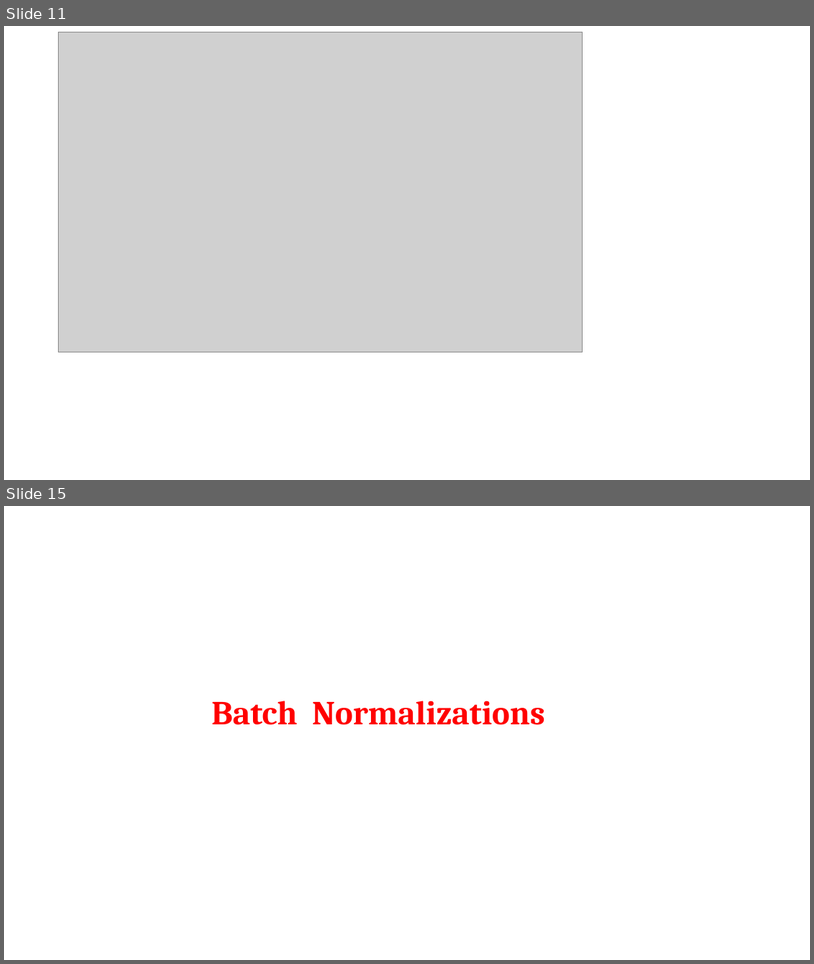
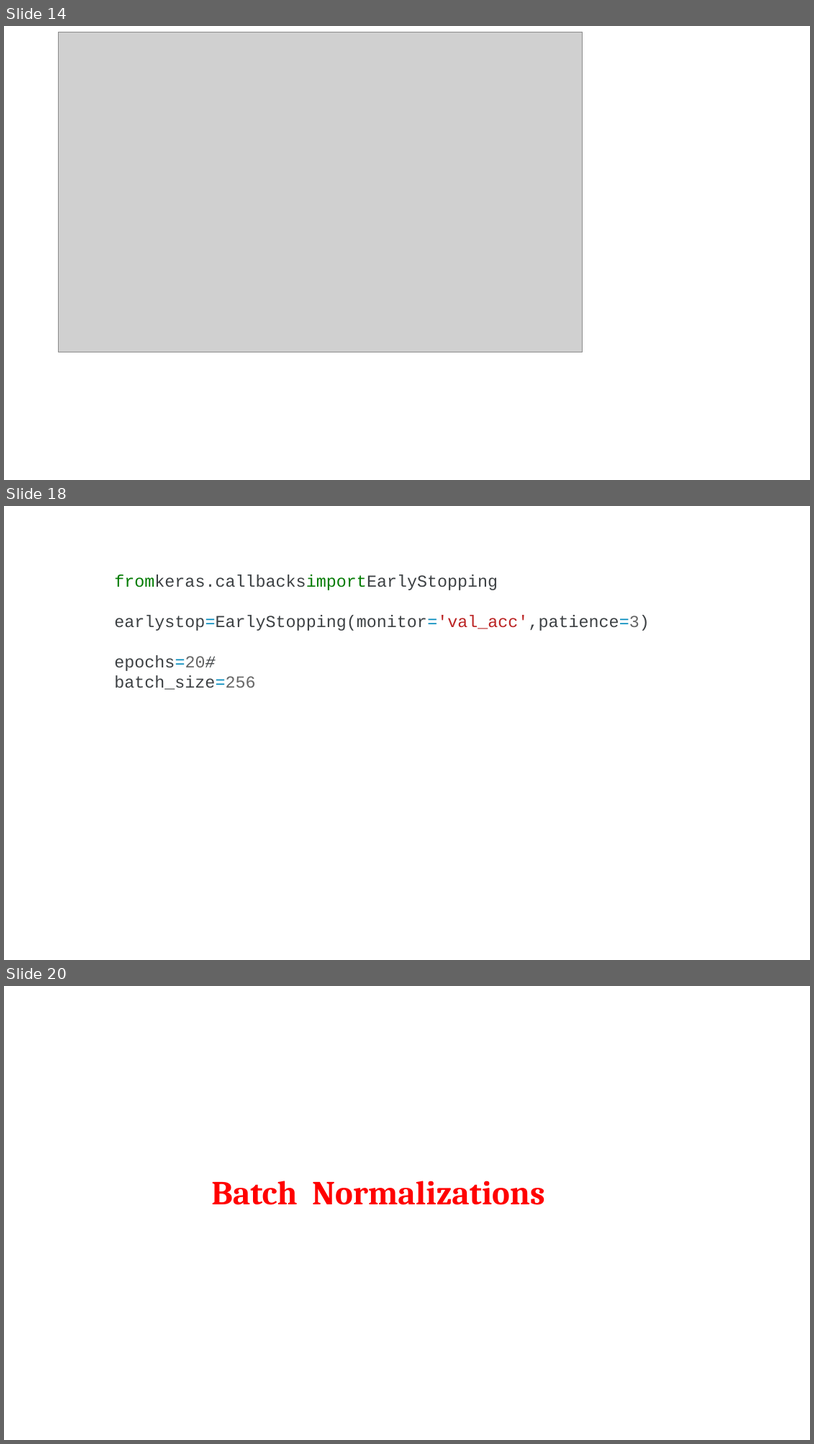
Before and after one commit to shahil04/ds_materials, a slide deck: 9.Deep_learning/class_4_module_9_deep learning_Regularization,CallBacks_drouput_batchNormalization_Weight_hyper_parameter.pptx. Shown one above the other, each under a label of ours: slides 11 and 15 before the commit, slides 14, 18 and 20 after it; the slides between them are not shown. The pictures are 814x964 and 814x1444 pixels, drawn with LibreOffice and Linux fonts; fonts in the diff are those of the drawing; grey boxes stand for pictures. Boxes give left, top, right and bottom in pixels: in the first picture for what was removed or moved away, otherwise in the second. Text is boxed around its words. In the diff, an @@ line names an element or a change of style, - is before the commit and + after.

```diff
--- a/9.Deep_learning/class_4_module_9_deep learning_Regularization,CallBacks_drouput_batchNormalization_Weight_hyper_parameter.pptx
+++ b/9.Deep_learning/class_4_module_9_deep learning_Regularization,CallBacks_drouput_batchNormalization_Weight_hyper_parameter.pptx
@@ slide 18 added at box(4, 506, 810, 960), background #FFFFFF @@
@@ text added at box(114, 574, 650, 690), 20 pt, text #3C4043 @@
+fromkeras.callbacksimportEarlyStopping
+earlystop=EarlyStopping(monitor='val_acc',patience=3)
+epochs=20#
+batch_size=256
@@ what was slide 11 is now slide 14 @@
@@ what was slide 15 is now slide 20 @@
```
Also in this commit, not shown: 6 slides changed, 8 other slides added, 2 slides removed, 9 other files.
